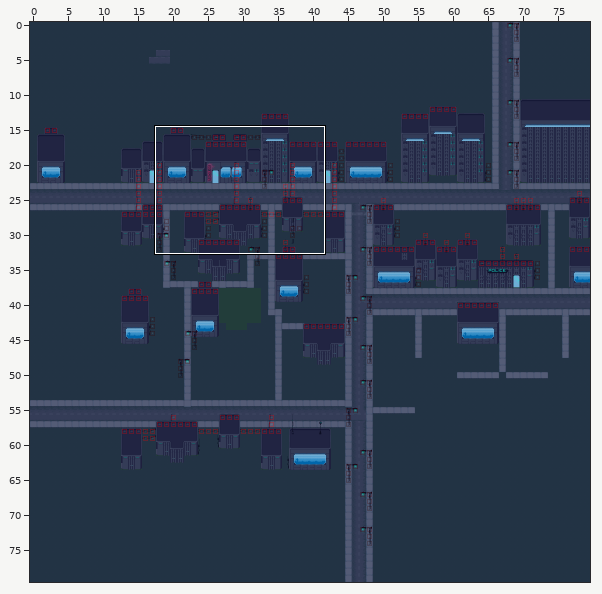
Tiled map, stored at tiledMaps/City.tmx. The first picture is a wide view before the edit; the outline marks the close-up.
Close-up. Before the edit:
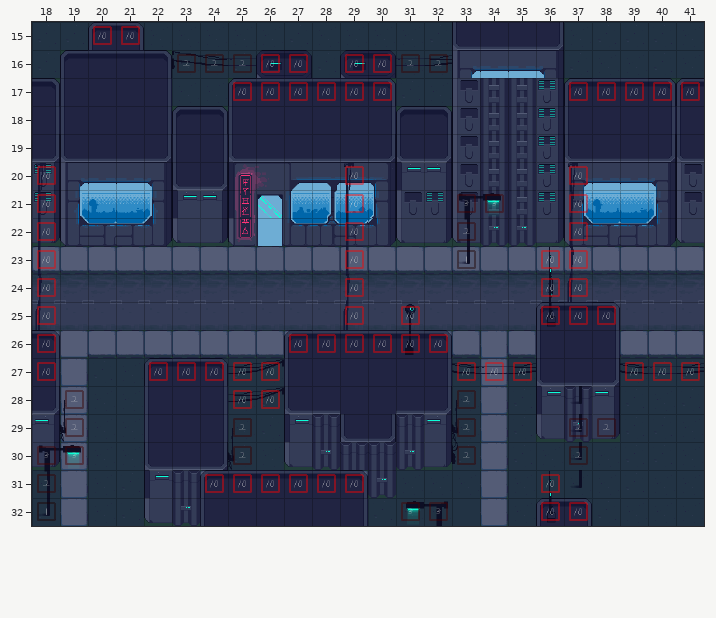
Cells are 40x40 px. Shown: x 18..41, y 15..32. The commit also changed other parts of the map, which this record leaves out.
And afterwards:
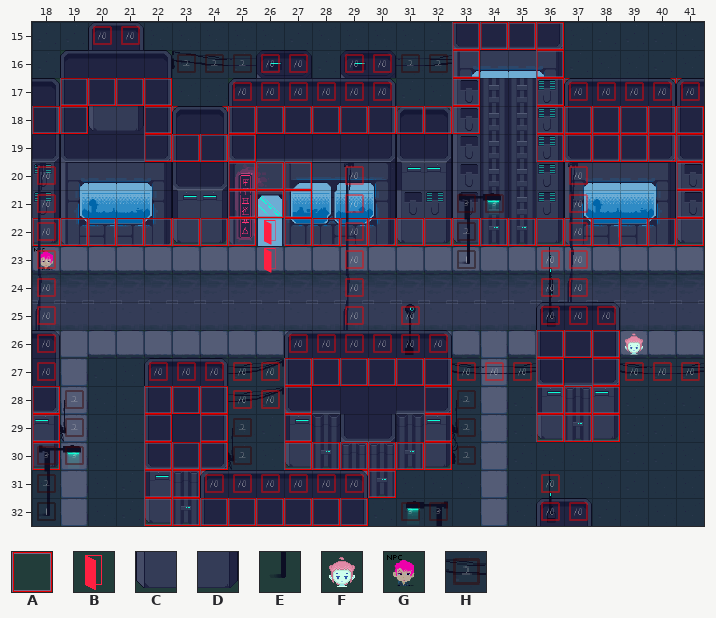
Key: from "AllTiles": A 1, B 24, C 62, D 64, E 99, F 114, G 116; from "height": H 1.
_ is an empty cell.
Tiles of an added or newly shown layer are drawn over the layers below it.
See-through tiles are keyed as they look on the map.
Edits made:
Layer "Interactable" (now shown):
y 15: x 33..36 ____ -> AAAA
y 16: x 33 _ -> A; x 36 _ -> A
y 17: x 19..22 ____ -> AAAA; x 33 _ -> A; x 36..37 __ -> AA; x 40..41 __ -> AA
y 18: x 18..33 ________________ -> AACDAAAAAAAAAAAA; x 36..41 ______ -> AAAAAA
y 19: x 22..25 ____ -> AAAA; x 36..41 ______ -> AAAAAA
y 20..21: x 25..27 ___ -> AAA; x 41 _ -> A
y 22: x 18..41 ________________________ -> AAAAAAAABAAAAAAAAAAAAAAA
y 23: x 18 _ -> G; x 26 _ -> B
y 26: x 36..39 ____ -> AAAF
y 27: x 27..32 ______ -> AAAAAA; x 36 _ -> A; x 38 _ -> A
y 28: x 18 _ -> A; x 22..24 ___ -> AAA; x 27 _ -> A; x 32 _ -> A; x 36..38 ___ -> AAA
y 29: x 18 _ -> A; x 22 _ -> A; x 24 _ -> A; x 27 _ -> A; x 32 _ -> A; x 36..38 ___ -> AAA
y 30: x 18 _ -> A; x 22..24 ___ -> AAA; x 27..32 ______ -> AAAAAA
y 31: x 22..24 ___ -> AAA; x 29..30 __ -> AA
y 32: x 22..29 ________ -> AAAAAAAA
Layer "Depth-Sorted":
y 28..31: x 37 E -> _
Layer "Heightmap":
y 29: x 37..38 HH -> __
y 30: x 37 H -> _
